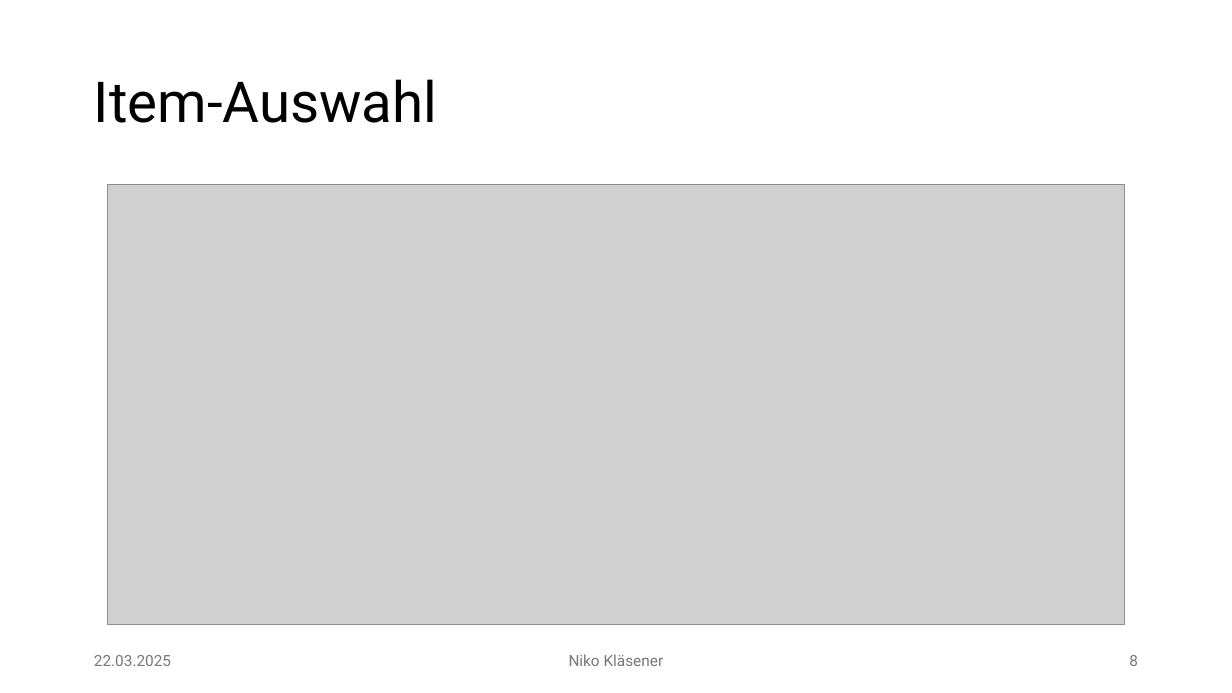
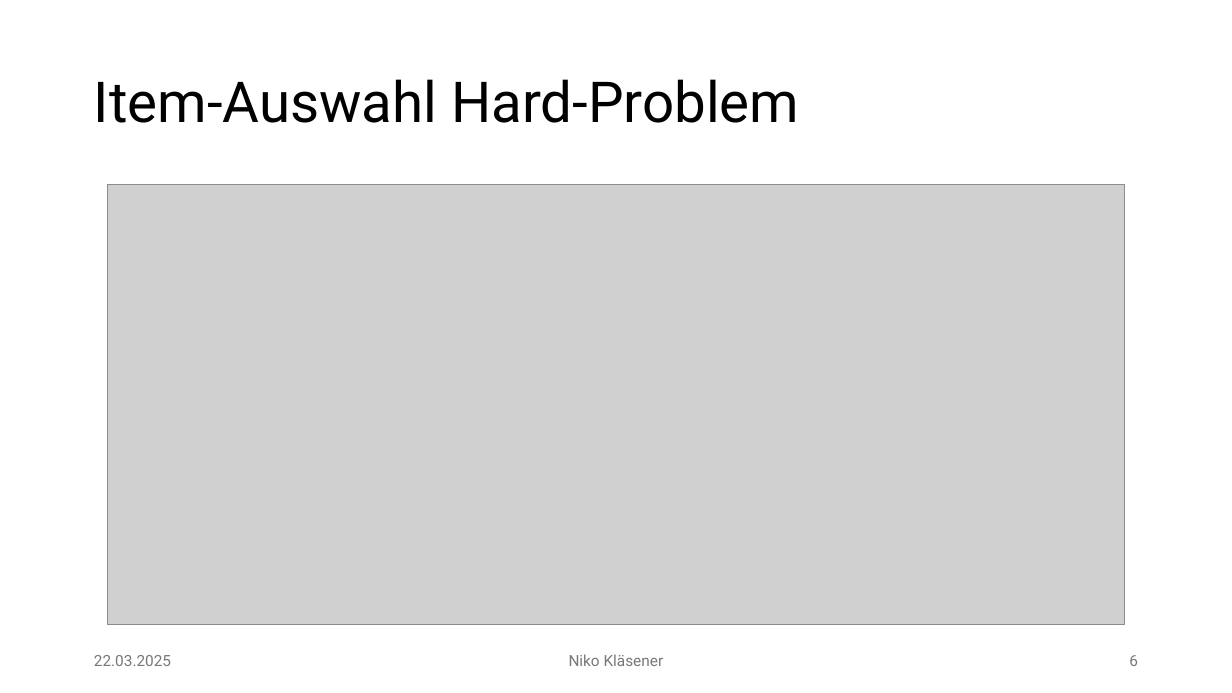
Before and after one commit to Niggo1299/BMO-Projekt, a slide deck: slide 6 of BMO-Projekt.pptx (slide 8 before the commit). Drawn at 1232x693 pixels with LibreOffice and Linux fonts; fonts in the diff are those of the drawing; grey boxes stand for pictures; background and template pictures are left out. Boxes give left, top, right and bottom in pixels: in the first picture for what was removed or moved away, otherwise in the second. Text is boxed around its words. In the diff, an @@ line names an element or a change of style, - is before the commit and + after.

```diff
--- a/BMO-Projekt.pptx
+++ b/BMO-Projekt.pptx
@@ title at <box>94,79,799,123</box>: text changed @@
-Item-Auswahl
+Item-Auswahl Hard-Problem
@@ page number at <box>1129,655,1138,666</box>: text changed @@
-8
+6
```
Also in this commit, not shown: 5 other slides changed, 3 slides added, 11 other files.
